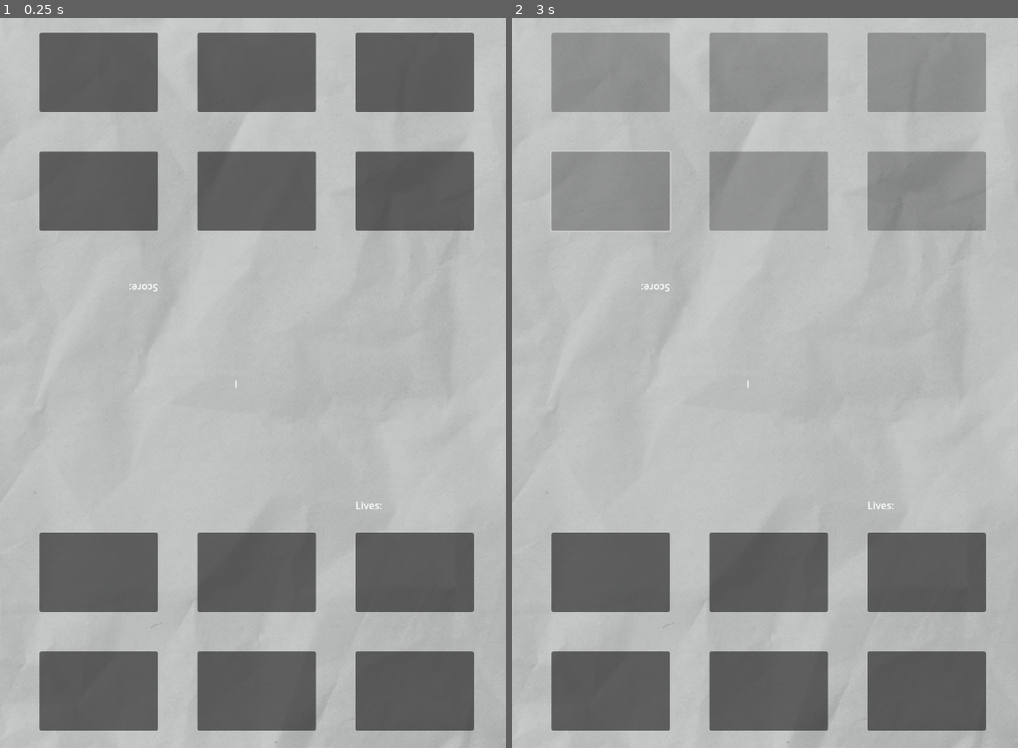
Above: before the commit, frames 1-2 (left to right).
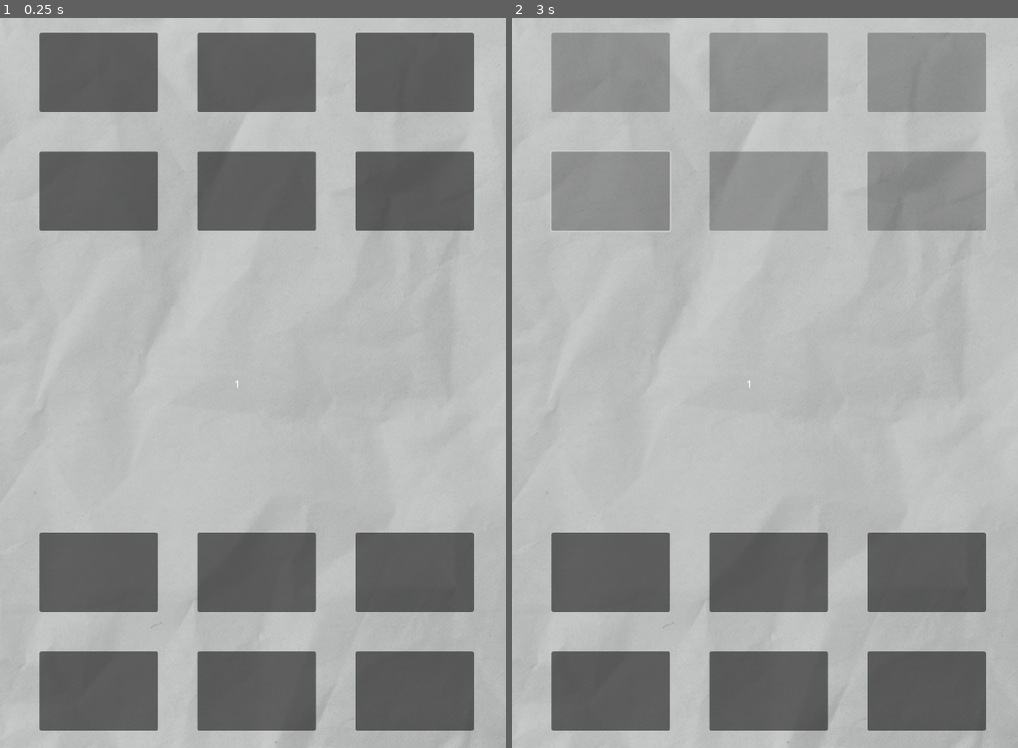
Above: after the commit, the same moments.

Repository: ronjang/cifer
Game: Godot game, scene res://node_2d.tscn
Same seed, same stepped clock (60 frames per second), same inputs: the game is played once before the commit and once after it.
Inputs (mouse positions are in pixels of both pictures, inside the frame that each line leads up to):
- Up to frame 1 (0.25 s): no input
- Up to frame 2 (3 s): click (613, 69) at 0.5 s; click (770, 69) at 1.25 s; click (926, 69) at 2 s; click (613, 193) at 2.75 s

The runs differ from the first frame. In frame 1, less than 0.1% of the frame differs, in the area x 25-76%, y 36-68%; in frame 2, less than 0.1%.

Commit message:
stage values

Diff:
--- a/gamelogic.gd
+++ b/gamelogic.gd
@@ -5,24 +5,57 @@
 var currentCooldown
 var currentAmountOfTaps
 var whoIsInTurn
+var score : int = 0
 
 
 
+@onready var scoreNode = $Score
 @onready var players = [$Playerup,$Playerdown]
 @onready var stageIndicator = $StageIndicator
 
 
 func _ready():
-	setStage("I")
+	setStage(1)
 
 
 func _process(delta):
 	controlTurns()
+	updateScore()
 
 
-func setStage(text: String):
+func setStage(stage: int):
 	stageIndicator.clear()
-	stageIndicator.add_text(text)
+	match stage:
+		1:
+			stageIndicator.add_text("1")
+			currentCooldown = 0.5
+			currentMultiplier = 1
+			currentAmountOfTaps = 3
+		2:
+			stageIndicator.add_text("2")
+			currentCooldown = 0.5
+			currentMultiplier = 1.2
+			currentAmountOfTaps = 5
+		3:
+			stageIndicator.add_text("3")
+			currentCooldown = 0.5
+			currentMultiplier = 1.6
+			currentAmountOfTaps = 7
+		4:
+			stageIndicator.add_text("4")
+			currentCooldown = 0.5
+			currentMultiplier = 1.8
+			currentAmountOfTaps = 8
+		5:
+			stageIndicator.add_text("5")
+			currentCooldown = 0.5
+			currentMultiplier = 2
+			currentAmountOfTaps = 9
+		6:
+			stageIndicator.add_text("6")
+			currentCooldown = 0.5
+			currentMultiplier = 2.5
+			currentAmountOfTaps = 10
 
 
 func controlTurns():
@@ -40,6 +73,9 @@
 			'$Playerdown':
 				$Playerdown.activate()
 
+func updateScore():
+	scoreNode.clear()
+	scoreNode.add_text("Score: " + str(score))
 
-func changeTurns():
-	pass
+func giveScore(amount: int):
+	score += amount
--- a/node_2d.tscn
+++ b/node_2d.tscn
@@ -7,6 +7,13 @@
 
 [node name="World" type="Node2D"]
 script = ExtResource("1_pdeob")
+
+[node name="Score" type="RichTextLabel" parent="."]
+offset_left = 275.0
+offset_top = 499.0
+offset_right = 379.0
+offset_bottom = 539.0
+rotation = -3.14159
 
 [node name="Sprite2D" type="Sprite2D" parent="."]
 position = Vector2(408, 600)
@@ -55,14 +62,6 @@
 offset_right = 768.0
 offset_bottom = 344.0
 
-[node name="Score" type="RichTextLabel" parent="Playerup"]
-offset_left = 256.0
-offset_top = 448.0
-offset_right = 360.0
-offset_bottom = 488.0
-rotation = -3.14159
-text = "Score:"
-
 [node name="Playerdown" type="Node2D" parent="."]
 script = ExtResource("2_i13g4")
 
@@ -104,13 +103,6 @@
 offset_right = 768.0
 offset_bottom = 1152.0
 
-[node name="Lives" type="RichTextLabel" parent="Playerdown"]
-offset_left = 576.0
-offset_top = 776.0
-offset_right = 680.0
-offset_bottom = 816.0
-text = "Lives:"
-
 [node name="AudioStreamPlayer2D" type="AudioStreamPlayer2D" parent="."]
 
 [node name="StageIndicator" type="RichTextLabel" parent="."]
--- a/player.gd
+++ b/player.gd
@@ -2,9 +2,8 @@
 
 
 @onready var buttonController = $Buttons
-@onready var scoreNode = $Score
 @export var amountOfTaps : int = 3
-@export var score : int = 0
+
 
 var isInTurn : bool = false
 var canTap : bool = true
@@ -28,7 +27,6 @@
 	updateButtons()
 
 
-
 func updateButtons():
 	if isInTurn == true:
 		if tappedButtons.size() <= amountOfTaps:
@@ -43,13 +41,10 @@
 		buttonController.deactivate()
 
 
-func updateScore():
-	scoreNode.clear()
-	scoreNode.add_text("Score: " + str(score))
 
 
-func giveScore(amount: int):
-	score += amount
+
+
 
 
 func activate():
--- a/project.godot
+++ b/project.godot
@@ -12,7 +12,7 @@
 
 config/name="Tapgame"
 run/main_scene="res://node_2d.tscn"
-config/features=PackedStringArray("4.1", "Forward Plus")
+config/features=PackedStringArray("4.0", "Forward Plus")
 config/icon="res://icon.svg"
 
 [display]
